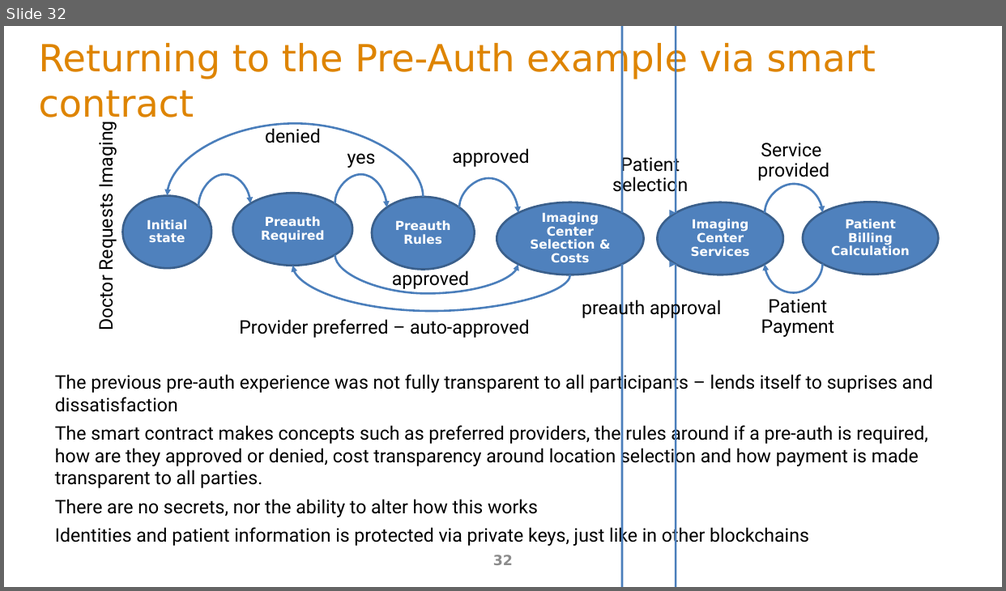
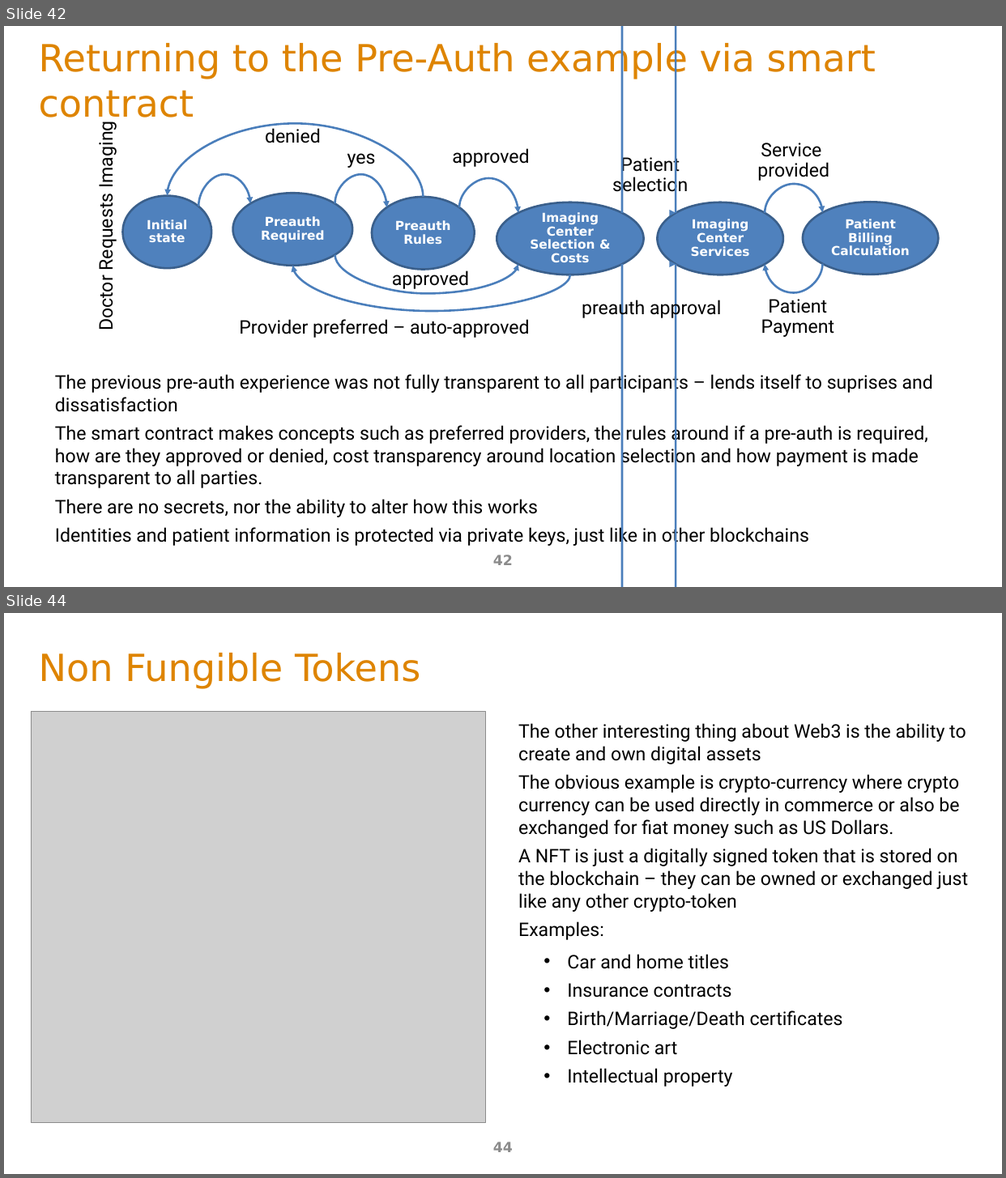
Before and after one commit to ArchitectingSoftware/SE577-SoftwareArchitecture, a slide deck: lectures/m5WebAndApiArchitecture.pptx. Shown one above the other, each under a label of ours: slide 32 before the commit, slides 42 and 44 after it; the slides between them are not shown. The pictures are 1006x591 and 1006x1178 pixels, drawn with LibreOffice and Linux fonts; fonts in the diff are those of the drawing; grey boxes stand for pictures. Boxes give left, top, right and bottom in pixels: in the first picture for what was removed or moved away, otherwise in the second. Text is boxed around its words. In the diff, an @@ line names an element or a change of style, - is before the commit and + after.

```diff
--- a/lectures/m5WebAndApiArchitecture.pptx
+++ b/lectures/m5WebAndApiArchitecture.pptx
@@ slide 44 added at (x1=4, y1=613, x2=1002, y2=1174), background #FFFFFF @@
@@ title added at (x1=39, y1=653, x2=420, y2=689), 36 pt, text #DE8400 @@
+Non Fungible Tokens
@@ picture added at (x1=31, y1=711, x2=486, y2=1122) @@
@@ text added at (x1=518, y1=723, x2=968, y2=940), 18 pt, text #000000 @@
+The other interesting thing about Web3 is the ability to create and own digital assets
+The obvious example is crypto-currency where crypto currency can be used directly in commerce or also be exchanged for fiat money such as US Dollars.
+A NFT is just a digitally signed token that is stored on the blockchain – they can be owned or exchanged just like any other crypto-token
+Examples:
@@ text added at (x1=567, y1=954, x2=843, y2=1087), 18 pt, text #000000 @@
+• Car and home titles
+• Insurance contracts
+• Birth/Marriage/Death certificates
+• Electronic art
+• Intellectual property
@@ page number added at (x1=493, y1=1142, x2=513, y2=1152), 13.5 pt, text #8C8C8C @@
+44
@@ what was slide 32 is now slide 42 @@
@@ page number at (x1=493, y1=555, x2=513, y2=565): text changed @@
-32
+42
```
Also in this commit, not shown: 3 slides changed, 16 other slides added, 2 slides removed, 1 other file.
